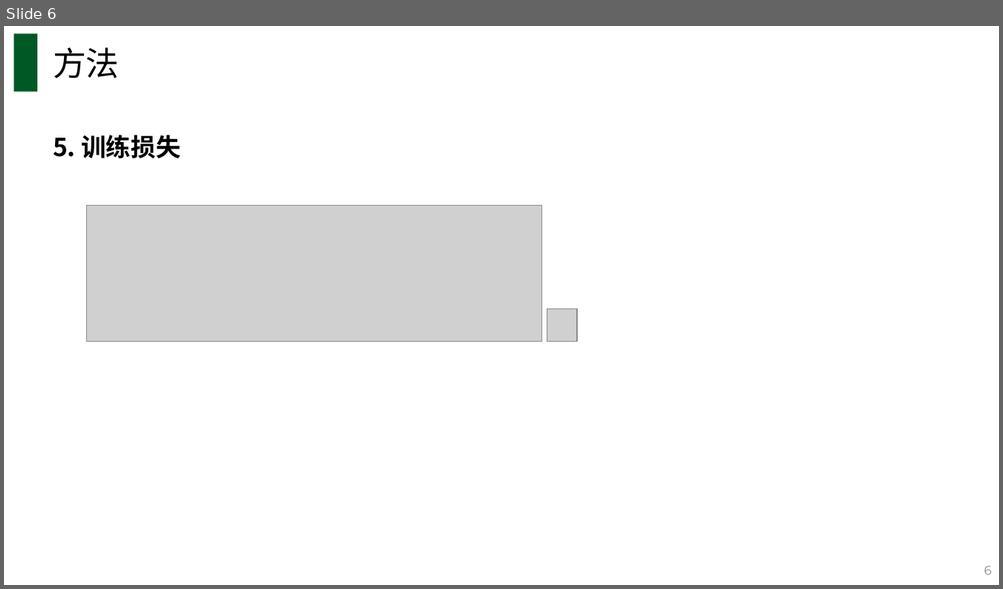
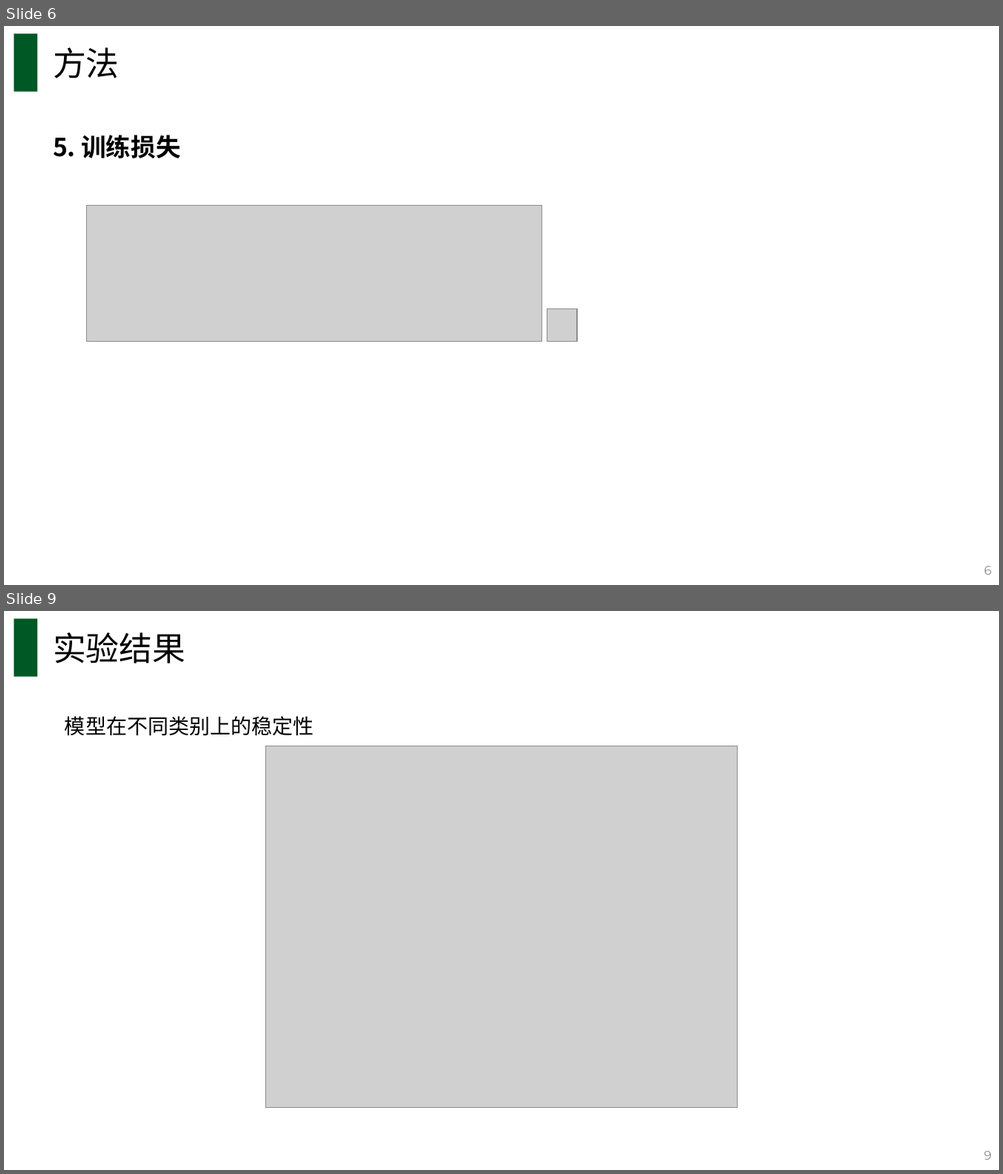
Before and after one commit to Stardust-hyx/paper-notes, a slide deck: 20210811-何羽鑫 -Model_Fine-grained_Entity_Type_with_Box_Embedding.pptx. Shown one above the other, each under a label of ours: slide 6 before the commit, slides 6 and 9 after it; the slides between them are not shown. The pictures are 1003x589 and 1003x1174 pixels, drawn with LibreOffice and Linux fonts; fonts in the diff are those of the drawing; grey boxes stand for pictures. Boxes give left, top, right and bottom in pixels: in the first picture for what was removed or moved away, otherwise in the second. Text is boxed around its words. In the diff, an @@ line names an element or a change of style, - is before the commit and + after.

```diff
--- a/20210811-何羽鑫 -Model_Fine-grained_Entity_Type_with_Box_Embedding.pptx
+++ b/20210811-何羽鑫 -Model_Fine-grained_Entity_Type_with_Box_Embedding.pptx
@@ slide 9 added at [4, 611, 999, 1170], background #FFFFFF @@
@@ rectangle added at [14, 618, 37, 677], fill #005825 @@
@@ text added at [53, 632, 185, 664], 32 pt, text #000000 @@
+实验结果
@@ text added at [65, 716, 313, 736], 20 pt, text #000000 @@
+模型在不同类别上的稳定性
@@ picture added at [266, 746, 737, 1108] @@
@@ page number added at [984, 1151, 991, 1160], 12 pt, text #898989 @@
+9
```
Also in this commit, not shown: 3 slides changed, 3 other slides added.
